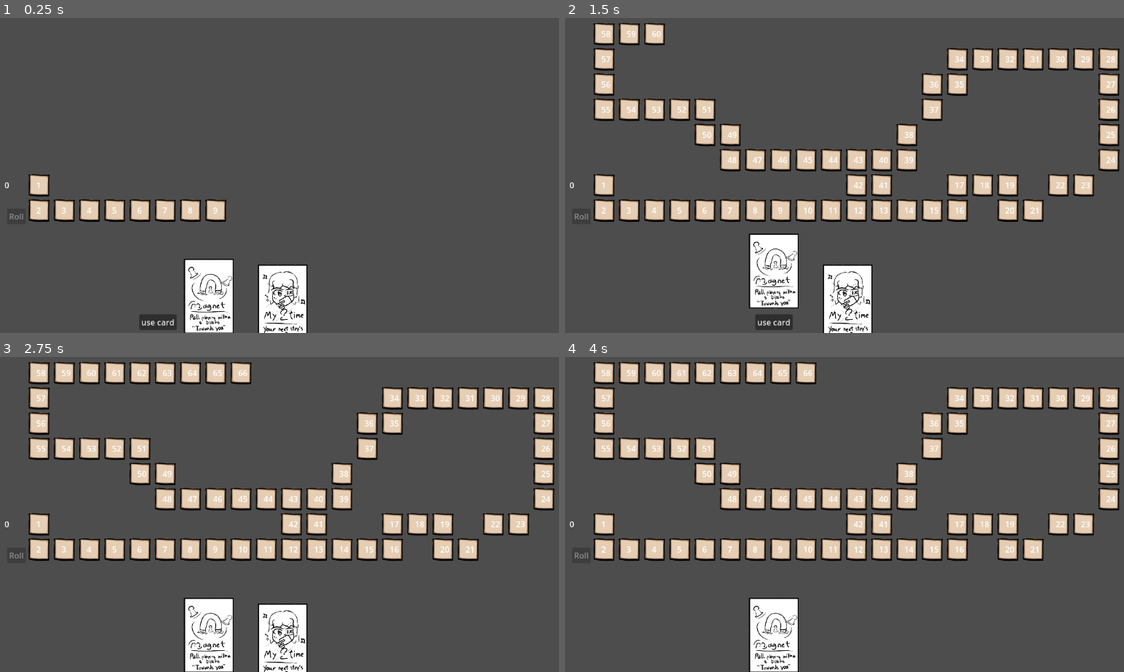
Above: before the commit, frames 1-4 (two rows, left to right).
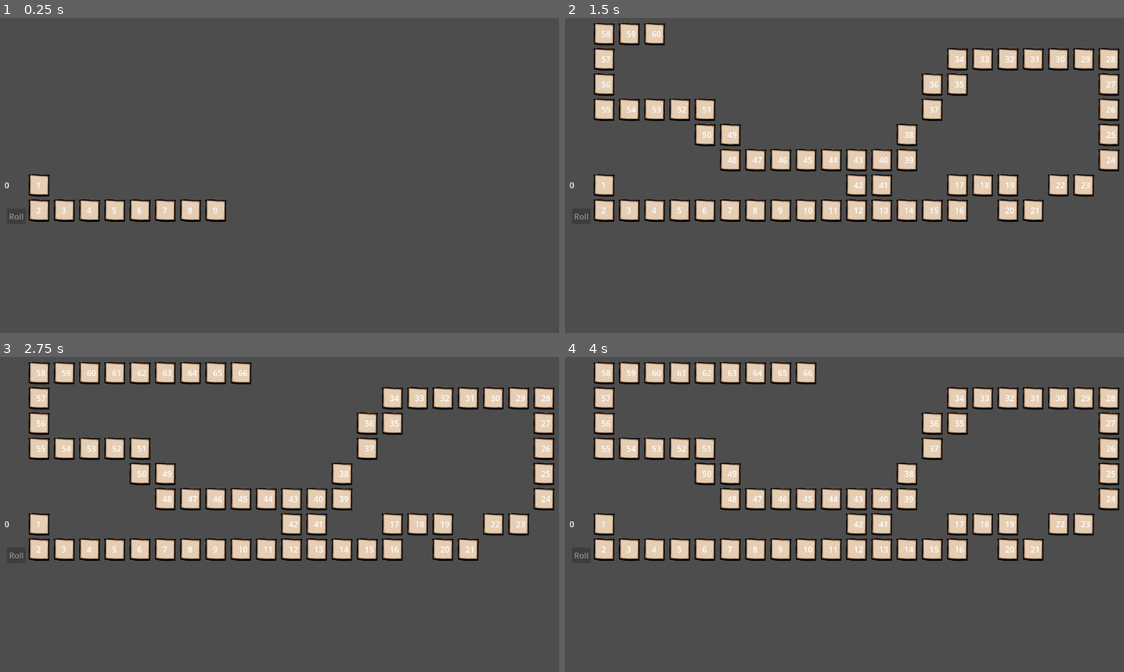
Above: after the commit, the same moments.

Repository: JJWithNoSauce/BandaiSnakeProject
Game: Godot game, scene res://scene/main.tscn
Two runs of this game, one before a commit and one after it. Both use one fixed random seed, a clock stepped at 60 frames per second and the inputs below. This scene is started directly instead of the project's main scene.
Inputs (mouse positions are in pixels of both pictures, inside the frame that each line leads up to):
- Up to frame 1 (0.25 s): no input
- Up to frame 2 (1.5 s): click (721, 323) at 0.5 s, where only the run before the commit has a clickable "use card"; move the mouse to (771, 295) at 1.27 s; press the mouse at (771, 295) at 1.28 s
- Up to frame 3 (2.75 s): release the mouse at (206, 634) at 2 s; click (206, 662) at 2 s, where only the run before the commit has a clickable "use card"
- Up to frame 4 (4 s): tap Enter at 2.75 s; move the mouse to (850, 646) at 2.77 s; click (850, 646) at 2.85 s; click (850, 662) at 3.5 s, where only the run before the commit has a clickable "use card"

The runs differ from the first frame. In frame 1, 4.2% of the frame differs, in the area x 25-55%, y 76-100%; in frame 2, 4.2%, in the area x 32-55%, y 68-100%; in frame 3, 3.9%; in frame 4, 2.0%.
Error in both runs: Invalid type in function 'rpc_id' in base 'Callable'. Cannot convert argument 1 from Nil to int. (res://scripts/network/gameController.gd:39)

Commit message:
add draw

Diff:
--- a/scene/player.tscn
+++ b/scene/player.tscn
@@ -48,7 +48,7 @@
 shape = SubResource("CapsuleShape2D_eeog5")
 
 [node name="pSprite" type="AnimatedSprite2D" parent="."]
-position = Vector2(-11, -26)
+position = Vector2(3, -3)
 sprite_frames = SubResource("SpriteFrames_e1pjn")
 
 [node name="Polygon2D" type="Polygon2D" parent="."]
--- a/scene/ui/cardContainer.tscn
+++ b/scene/ui/cardContainer.tscn
@@ -17,6 +17,7 @@
 position = Vector2(750, 600)
 
 [node name="useCard" type="Button" parent="."]
+visible = false
 anchors_preset = 2
 anchor_top = 1.0
 anchor_bottom = 1.0
--- a/scripts/main.gd
+++ b/scripts/main.gd
@@ -4,6 +4,7 @@
 var reqPoint = 0
 var isWalkRoll = false
 var walkInRoll = 1
+var turn = 0
 
 func _ready():
 	$bgm.play()
@@ -62,6 +63,8 @@
 
 func on_isTurn():
 	$trunTimeout.start()
+	turn += 1
+	if turn%2 == 0: $cardContainer.draw()
 	$ui/roll.disabled = false
 
 func _on_trun_timeout_timeout():
--- a/scripts/player.gd
+++ b/scripts/player.gd
@@ -62,7 +62,7 @@
 			isWalk = false
 		return
 
-	if s > 0 : on_walkToStep(s-1,-dir)
+	if s > 3 : on_walkToStep(s-1,-dir)
 	else :
 		GameController.server_win.rpc(info["name"])
 
--- a/scripts/ui/cardContainer.gd
+++ b/scripts/ui/cardContainer.gd
@@ -6,9 +6,6 @@
 func _ready():
 	add_to_group("card")
 	add_to_group("network")
-	draw()
-	draw()
-
 
 func _process(delta):
 	pass
Not shown: 1 places in scene/card/cardMyTime.tscn that only renumber resources
